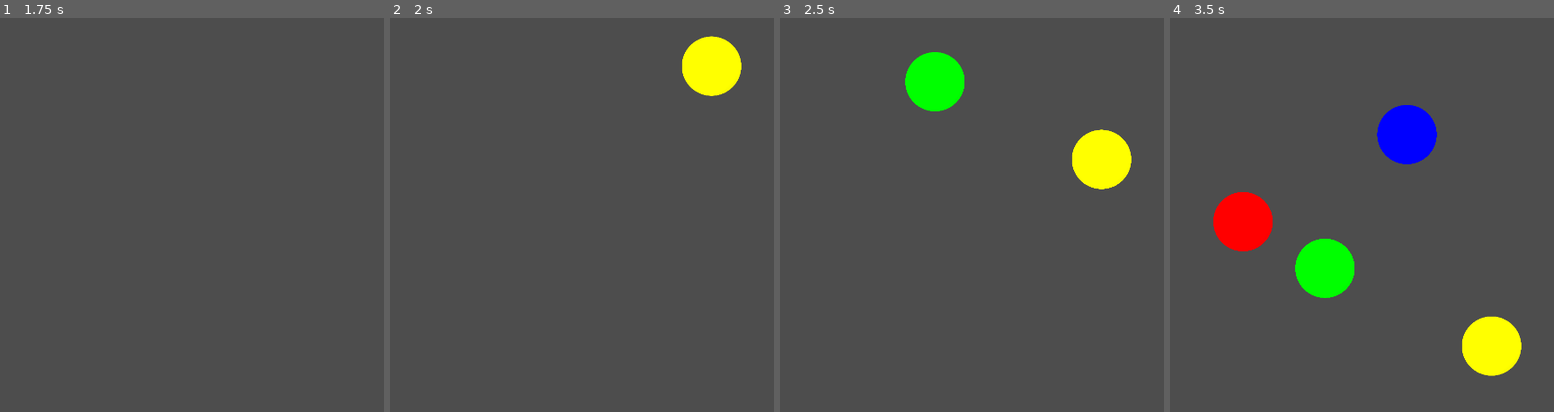
Above: before the commit, frames 1-4 (left to right).
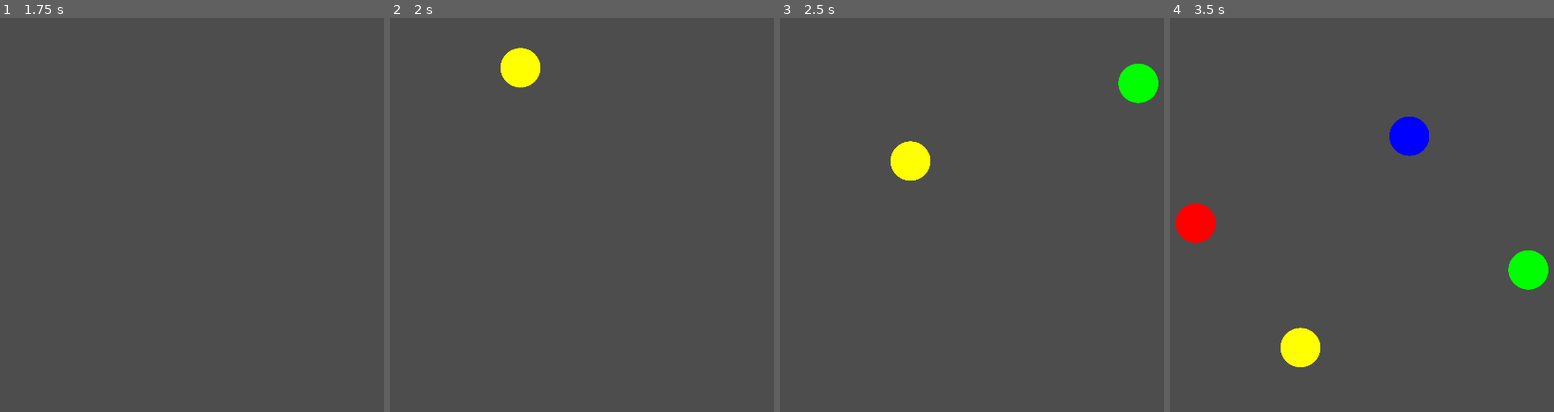
Above: after the commit, the same moments.

Repository: FrankyTheCatt/ArkadiaRhythm
Game: Godot game, scene res://BASE JUEGO/Level.tscn
Same seed, same stepped clock (60 frames per second), same inputs: the game is played once before the commit and once after it. The project has no main scene, so this scene is started directly.
Inputs:
- Up to frame 1 (1.75 s): tap Enter at 0.5 s; hold D 0.53-1.28 s; tap F at 0.6, 1.35 s; tap Space at 1.25 s; hold S from 1.28 s (still down)
- Up to frame 2 (2 s): keep holding S
- Up to frame 3 (2.5 s): release S at 2.03 s; hold D from 2.03 s (still down); tap F at 2.1 s
- Up to frame 4 (3.5 s): keep holding D; tap F at 2.85 s

Frame 1 is identical in both runs. In frame 2, 2.7% of the frame differs, in the area x 28-92%, y 4-20%; in frame 3, 5.4%; in frame 4, 9.1%, in the area x 1-99%, y 22-91%.

Commit message:
errores solucionados
desaparecen los circulos si no se apretan

Diff:
--- a/BASE JUEGO/CircleObject.tscn
+++ b/BASE JUEGO/CircleObject.tscn
@@ -1,7 +1,7 @@
 [gd_scene load_steps=2 format=3 uid="uid://kjojpf53ut4x"]
 
 [sub_resource type="CircleShape2D" id="CircleShape2D_u8owt"]
-radius = 80.0062
+radius = 80.1561
 
 [node name="CircleObject" type="Area2D"]
 
--- a/BASE JUEGO/KeyObject.gd
+++ b/BASE JUEGO/KeyObject.gd
@@ -7,7 +7,6 @@
 # Hace que la nota caiga
 func _process(delta):
 	position.y += gravedad * delta
-
 	# Si la nota está dentro del área de interacción
 	if esta_dentro:
 		print("debug => Tecla asignada:", selected_Key)
@@ -15,7 +14,7 @@
 			print("debug => ¡Qué bieeeeeeen!")
 			queue_free()  # Elimina la nota si la tecla correcta fue presionada
 
-	if position.y > 1000:
+	if position.y > 950:
 		print("debug => Nota no apretada, eliminada")
 		queue_free()  # Elimina la nota si no fue presionada y salió de la pantalla no funciona
 
@@ -23,23 +22,23 @@
 func spawn(key:int, pos:Vector2)->void:
 	position = pos
 	match key:
-		0:  # Carril 1
+		0:  # Carril 1 (Tecla A)
 			selected_Key = KEY_A
 			self.modulate = Color(1, 0, 0)  # Rojo
-		1:  # Carril 2
+		1:  # Carril 2 (Tecla S)
 			selected_Key = KEY_S
 			self.modulate = Color(1, 1, 0)  # Amarillo
-		2:  # Carril 3
+		2:  # Carril 3 (Tecla D)
 			selected_Key = KEY_D
 			self.modulate = Color(0, 0, 1)  # Azul
-		3:  # Carril 4
+		3:  # Carril 4 (Tecla F)
 			selected_Key = KEY_F
 			self.modulate = Color(0, 1, 0)  # Verde
 
-# Detecta si una nota entra en el área
+
 func _on_area_entered(area: Area2D) -> void:
 	esta_dentro = true
 
-# Detecta si una nota sale del área
+
 func _on_area_exited(area: Area2D) -> void:
 	esta_dentro = false
--- a/BASE JUEGO/KeyObject.tscn
+++ b/BASE JUEGO/KeyObject.tscn
@@ -4,15 +4,18 @@
 [ext_resource type="Script" path="res://BASE JUEGO/KeyObject.gd" id="1_yfqdv"]
 
 [sub_resource type="CircleShape2D" id="CircleShape2D_bpv48"]
-radius = 80.0062
+radius = 56.0
 
 [node name="KeyObject" type="Area2D"]
 script = ExtResource("1_yfqdv")
 
 [node name="Sprite2D" type="Sprite2D" parent="."]
-position = Vector2(0.551727, 0.499991)
-scale = Vector2(0.261683, 0.265886)
+position = Vector2(0, -0.250017)
+scale = Vector2(0.175987, 0.176421)
 texture = ExtResource("1_by6ht")
 
 [node name="CollisionShape2D" type="CollisionShape2D" parent="."]
 shape = SubResource("CircleShape2D_bpv48")
+
+[connection signal="area_entered" from="." to="." method="_on_area_entered"]
+[connection signal="area_exited" from="." to="." method="_on_area_exited"]
--- a/BASE JUEGO/Level.gd
+++ b/BASE JUEGO/Level.gd
@@ -5,10 +5,10 @@
 var timers: Array = []  # Array para los temporizadores
 
 func _ready():
-	positions.append($Objects/ColorObject.global_position.x)
-	positions.append($Objects/ColorObject2.global_position.x)
-	positions.append($Objects/ColorObject3.global_position.x)
-	positions.append($Objects/ColorObject4.global_position.x)
+	positions.append($Objects/ColorObject4.global_position.x) # Carril 1 (tecla A)
+	positions.append($Objects/ColorObject3.global_position.x)# Carril 2 (tecla S)
+	positions.append($Objects/ColorObject2.global_position.x)# Carril 3 (tecla D)
+	positions.append($Objects/ColorObject.global_position.x)# Carril 4 (tecla F)
 
 	# Crear y configurar un temporizador para cada carril
 	for i in range(4):
--- a/BASE JUEGO/Level.tscn
+++ b/BASE JUEGO/Level.tscn
@@ -11,16 +11,16 @@
 [node name="Objects" type="Node2D" parent="."]
 
 [node name="ColorObject" parent="Objects" instance=ExtResource("1_jqbmq")]
-position = Vector2(620, 814)
+position = Vector2(1383, 729)
 
 [node name="ColorObject2" parent="Objects" instance=ExtResource("1_jqbmq")]
-position = Vector2(1284, 814)
+position = Vector2(1065, 734)
 
 [node name="ColorObject3" parent="Objects" instance=ExtResource("1_jqbmq")]
-position = Vector2(1058, 814)
+position = Vector2(774, 732)
 
 [node name="ColorObject4" parent="Objects" instance=ExtResource("1_jqbmq")]
-position = Vector2(839, 814)
+position = Vector2(494, 734)
 
 [node name="Marker2D" type="Marker2D" parent="."]
-position = Vector2(961, 62)
+position = Vector2(937, 67)
